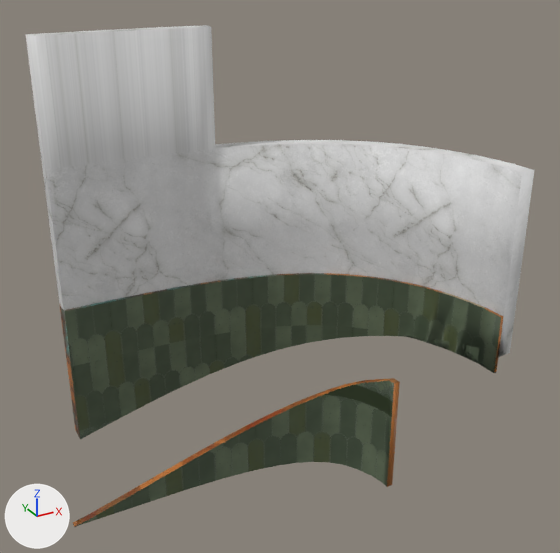
The FBX model Celestial Slayer (Unity File)/Assets/Art/Models/Environment/Buldings/CurvedStairsWalls.fbx as it was, and as the next commit left it.
Before and after are seen from a camera (50 mm lens) standing at (-5.3, -13.1, 70.3) and looking at (40.8, 70.8, 28.4). The axes (+X, +Y, +Z) are drawn at lower left. The lights are the same throughout. The older version comes first. Vertices at exactly the same position are counted once.

The scene before the commit, as lines of its bpy script (objects in view):
```python
me_cube_008 = bpy.data.meshes.new('Cube.008')
me_cube_008.from_pydata(...)  # 478 vertices, 470 faces; spans x -57.9..2.3, y -1.6..31.6, z -16.1..42.6
# faces by material slot: [238, 139, 93]
me_cube_008.materials.append(mat_bronze)
me_cube_008.materials.append(mat_marblesolid)
me_cube_008.materials.append(mat_verdfantgreen)
ob_cube_009 = bpy.data.objects.new('Cube.009', me_cube_008)
ob_cube_009.location = (67.3, 57.2, 16.7)
```
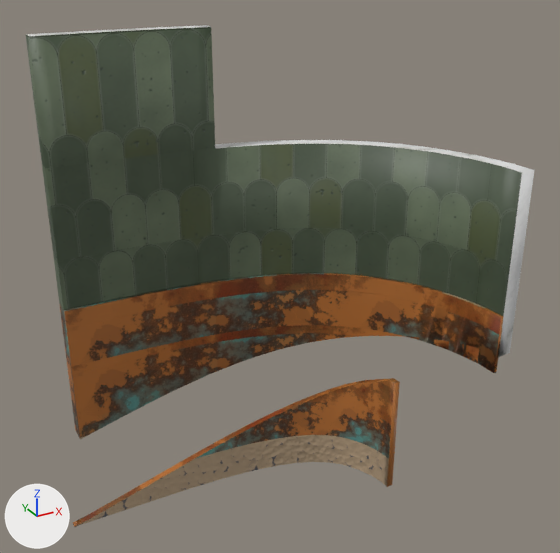
The newer file is also turned or shifted as a whole; pictures and numbers use the older file's frame.

Where the change shows, as pixel boxes [x1, y1, x2, y2] in the pictures (560 x 553 px):
'Cube.009', recoloured, surface changed: [26, 25, 525, 526] in both
part 1 of me_cube_008, recoloured (darker): [54, 228, 510, 317] in both
part 2 of me_cube_008, recoloured (darker): [42, 144, 522, 267] in both
part 3 of me_cube_008, recoloured (grey to green): [26, 27, 215, 168] in both
part 4 of me_cube_008, recoloured (grey to brown): [64, 274, 501, 526] in both
part 5 of me_cube_008, surface changed: [26, 27, 522, 439] in both

The change, as a diff of the scene's bpy script:
```diff
--- a/Celestial Slayer (Unity File)/Assets/Art/Models/Environment/Buldings/CurvedStairsWalls.fbx.py
+++ b/Celestial Slayer (Unity File)/Assets/Art/Models/Environment/Buldings/CurvedStairsWalls.fbx.py
@@ me_cube_008 @@
 me_cube_008.from_pydata(...)  # 478 vertices, 470 faces; spans x -57.9..2.3, y -1.6..31.6, z -16.1..42.6
 # used by ob_cube_009; location = (67.3, 57.2, 16.7)
+# me_cube_008 part 1: all 31 faces centred in x -52.2..0.0, y 0.0..30.5, z 9.6 switch from mat_marblesolid to mat_verdfantgreen
+# me_cube_008 part 2: all 31 faces centred in x -52.2..0.0, y 0.0..30.5, z 19.8 switch from mat_marblesolid to mat_verdfantgreen
+# me_cube_008 part 3: all 13 faces centred in x -52.2..-29.9, y 28.4..30.5, z 34.4 switch from mat_marblesolid to mat_verdfantgreen
+# me_cube_008 part 4: all 93 faces that had it switch from mat_verdfantgreen to mat_bronze
+# me_cube_008 part 5: texture (UV) coordinates of 135 of 470 faces, centred in x -52.2..0.0, y 0.0..30.5, z -9.0..34.4, changed; they spanned u -1.29..2.11, v -0.36..1.2 and now span u -0.51..1.11, v 2.1..2.56
```
